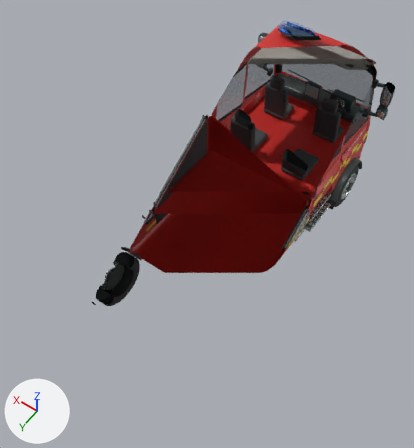
What one commit did to the Blender file source_blender/brandbil.blend.
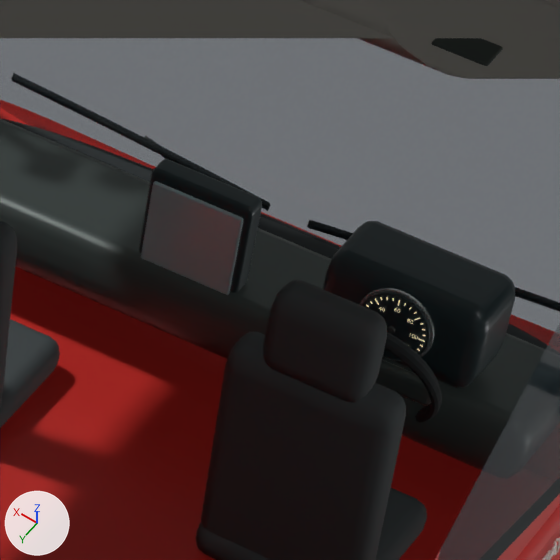
Old and new are each drawn whole from a 50 mm camera at (-3.53, 5.75, 9.46) aimed at (0.11, 0.64, 1.43) and again close up on the part from 69% to 87% of the width and 13% to 30% of the height. Every picture has the same lights, and +X, +Y and +Z are marked at lower left. The older version's two pictures come first. Everything nearer to the camera than a plane just in front of the edit is cut away.

Names of what the first close-up shows: 'Crew dashboard top', 'Crew head restraint', 'Crew seat back', 'Crew seat cushion.002', 'Dispatch terminal casing', 'Dispatch terminal display', 'Driver instrument binnacle', 'Fire crew cab', 'Ladder chassis', 'Moulded headliner', 'Overhead console', 'Windshield scuttle' and 13 more.
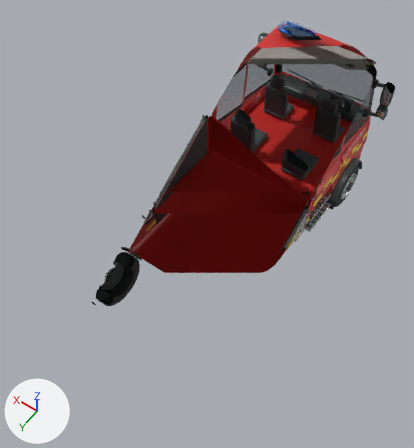
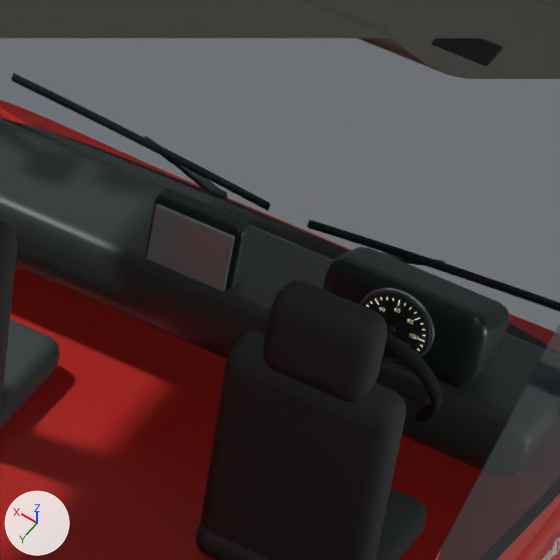
Commit message: Slope the pumper instrument hood and compact the dispatch terminal

Pixel boxes [x1, y1, x2, y2] of what changed, in the close-ups (560 x 560 px):
'Driver instrument binnacle', reshaped (15% shorter)
    before: [323, 221, 515, 388]
    after: [323, 247, 509, 388]
'Dispatch terminal display', reshaped, moved (14% narrower, 23% shorter)
    before: [141, 181, 244, 295]
    after: [147, 204, 235, 291]
'Dispatch terminal casing', reshaped, moved (15% narrower, 24% shorter)
    before: [139, 159, 262, 293]
    after: [146, 187, 250, 289]

The change, as a diff of the scene's bpy script:
```diff
--- a/source_blender/brandbil.blend.py
+++ b/source_blender/brandbil.blend.py
@@ me_kub_015 @@
 # used by ob_driver_instrument_binnacle; parent = ob_fire_engine___swedish_rescue_pumper; location = (-0.57, -2.535, 2.02)
-me_kub_015.from_pydata(...)  # 96 vertices, 98 faces; spans x -0.235..0.235, y -0.525..-0.295, z -0.045..0.229
+me_kub_015.from_pydata(...)  # 96 vertices, 98 faces; spans x -0.235..0.235, y -0.525..-0.295, z -0.045..0.209
+# me_kub_015 part 1: 84 of 96 vertices moved; they spanned x -0.235..0.235, y -0.525..-0.301, z -0.035..0.229 and now span x -0.235..0.235, y -0.525..-0.301, z -0.039..0.209; mean shift (0.0, 0.0, -0.03); largest move (-0.189, -0.502, 0.219) -> (-0.189, -0.502, 0.128)
 me_kub_015.materials.append(mat_lettering_black)
@@ me_kub_017 @@
 # used by ob_dispatch_terminal_casing; parent = ob_fire_engine___swedish_rescue_pumper; location = (0.072, -2.53, 1.935)
-me_kub_017.from_pydata(...)  # 96 vertices, 98 faces; spans x -0.155..0.155, y -0.447..-0.373, z -0.058..0.284
+me_kub_017.from_pydata(...)  # 96 vertices, 98 faces; spans x -0.135..0.135, y -0.444..-0.377, z -0.028..0.225
+# me_kub_017 part 2: 96 of 96 vertices moved; they spanned x -0.155..0.155, y -0.447..-0.373, z -0.058..0.284 and now span x -0.135..0.135, y -0.444..-0.377, z -0.028..0.225; mean shift (0.0, 0.0, -0.015)
 me_kub_017.materials.append(mat_lettering_black)
@@ me_kub_018 @@
 # used by ob_dispatch_terminal_display; parent = ob_fire_engine___swedish_rescue_pumper; location = (0.072, -2.487, 1.94)
-me_kub_018.from_pydata(...)  # 96 vertices, 98 faces; spans x -0.138..0.138, y -0.416..-0.404, z -0.019..0.252
+me_kub_018.from_pydata(...)  # 96 vertices, 98 faces; spans x -0.121..0.121, y -0.416..-0.404, z -0.003..0.205
+# me_kub_018 part 3: 96 of 96 vertices moved; they spanned x -0.138..0.138, y -0.416..-0.404, z -0.019..0.252 and now span x -0.121..0.121, y -0.416..-0.404, z -0.003..0.205; mean shift (0.0, 0.0, -0.015)
 me_kub_018.materials.append(mat_glass_reflection)
@@ ob_dispatch_terminal_casing @@
 ob_dispatch_terminal_casing.parent = ob_fire_engine___swedish_rescue_pumper
-ob_dispatch_terminal_casing.location = (0.072, -2.53, 1.935)
+ob_dispatch_terminal_casing.location = (0.072, -2.53, 1.911)
@@ ob_dispatch_terminal_display @@
 ob_dispatch_terminal_display.parent = ob_fire_engine___swedish_rescue_pumper
-ob_dispatch_terminal_display.location = (0.072, -2.487, 1.94)
+ob_dispatch_terminal_display.location = (0.072, -2.491, 1.915)
```
